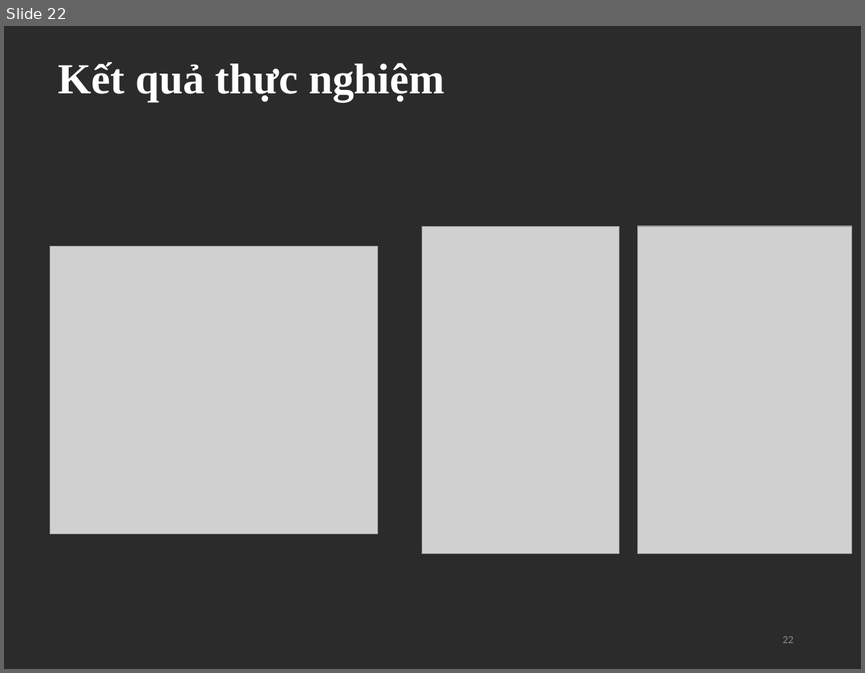
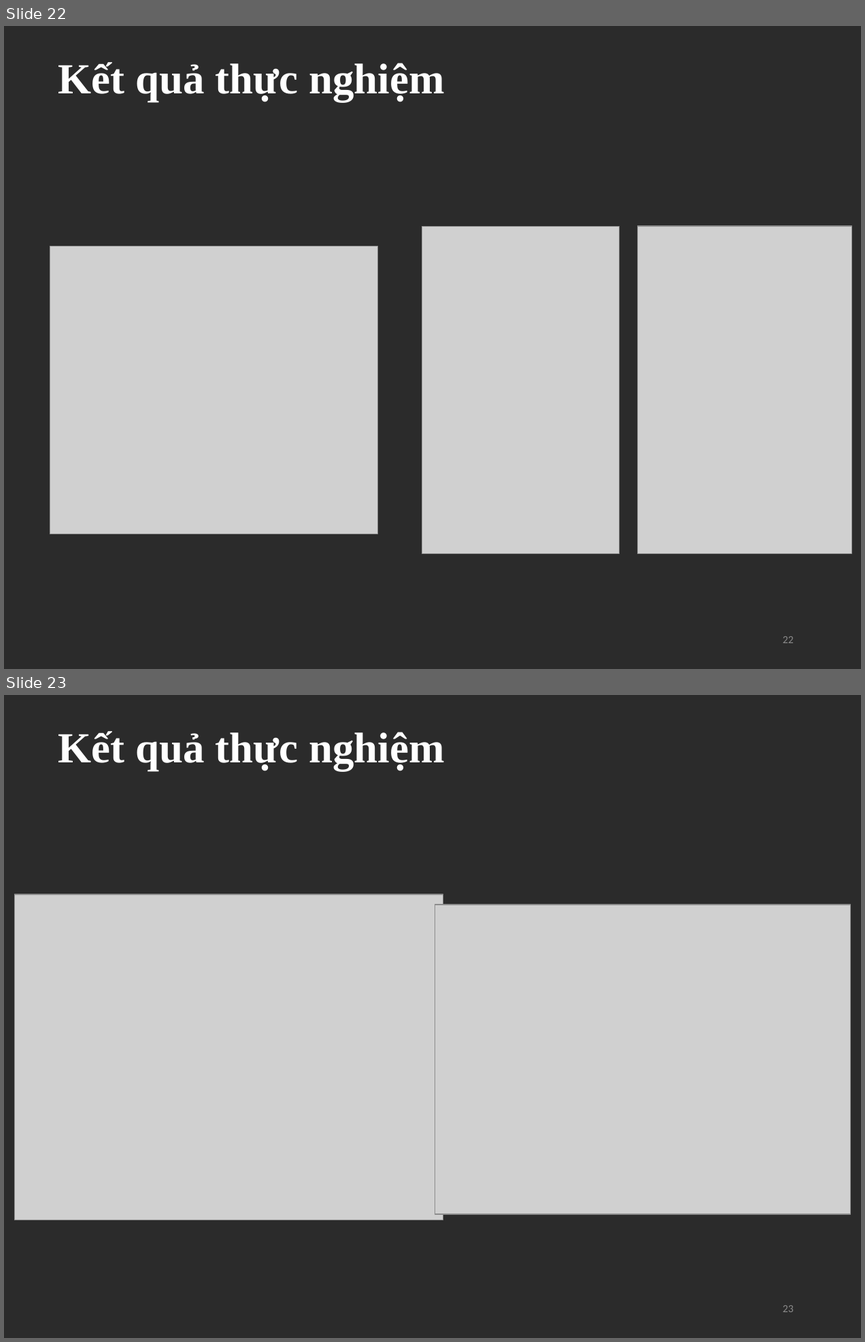
Before and after one commit to tranvanthanh99/MILP-GA-drone_routing_problem, a slide deck: UAV model.pptx. Shown one above the other, each under a label of ours: slide 22 before the commit, slides 22 and 23 after it. The pictures are 865x673 and 865x1342 pixels, drawn with LibreOffice and Linux fonts; fonts in the diff are those of the drawing; grey boxes stand for pictures; background and template pictures are left out; a plain dark background stands for a picture behind light text. Boxes give left, top, right and bottom in pixels: in the first picture for what was removed or moved away, otherwise in the second. Text is boxed around its words. In the diff, an @@ line names an element or a change of style, - is before the commit and + after.

```diff
--- a/UAV model.pptx
+++ b/UAV model.pptx
@@ slide 23 added at [4, 695, 861, 1338], background picture (left out) @@
@@ title added at [58, 731, 444, 771], 36 pt, text #FFFFFF, bold @@
+Kết quả thực nghiệm
@@ picture added at [14, 895, 443, 1220] @@
@@ picture added at [435, 904, 851, 1213] @@
@@ page number added at [783, 1305, 793, 1312], 9 pt, text #8C8C8C @@
+23
```
Also in this commit, not shown: 4 slides changed, 2 other slides added, 4 other files.
